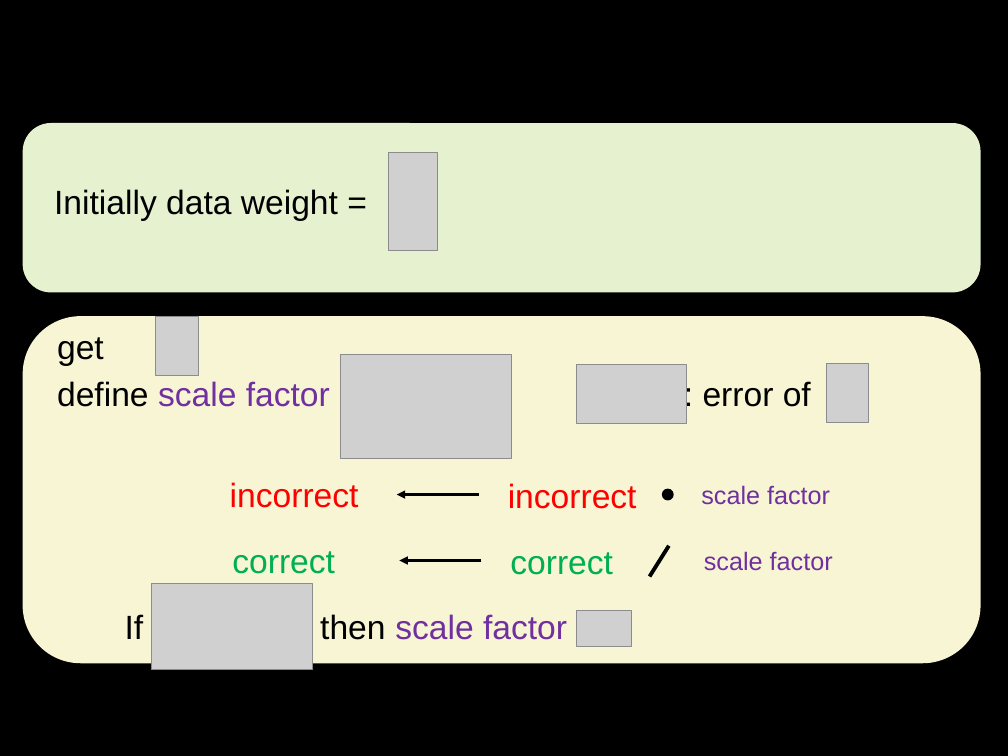
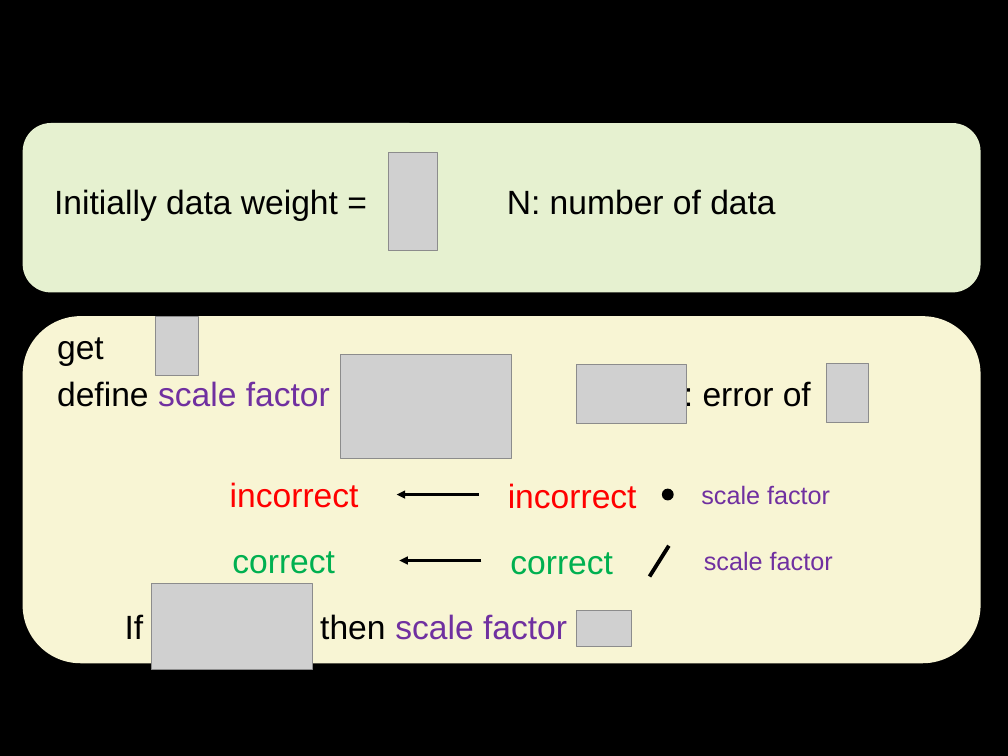
Before and after one commit to LiangLeon/AdaBoostExample, a slide deck: slide 18 of Presentation/Boosting.pptx. Drawn at 1008x756 pixels with LibreOffice and Linux fonts; fonts in the diff are those of the drawing; grey boxes stand for pictures; background and template pictures are left out. Boxes give left, top, right and bottom in pixels: in the first picture for what was removed or moved away, otherwise in the second. Text is boxed around its words. In the diff, an @@ line names an element or a change of style, - is before the commit and + after.

Commit message:
Update PPT 201507201245

```diff
--- a/Presentation/Boosting.pptx
+++ b/Presentation/Boosting.pptx
@@ text at (54, 189, 775, 221): text changed @@
-Initially data weight =
+Initially data weight = N: number of data
```
Also in this commit, not shown: 2 other slides changed.
